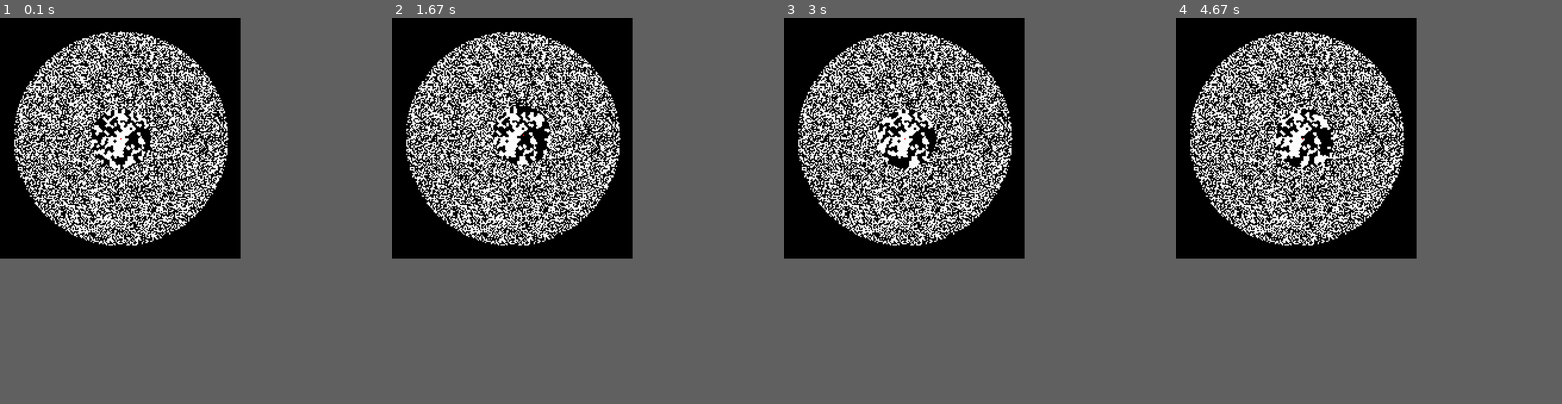
Above: before the commit, frames 1-4 (left to right).
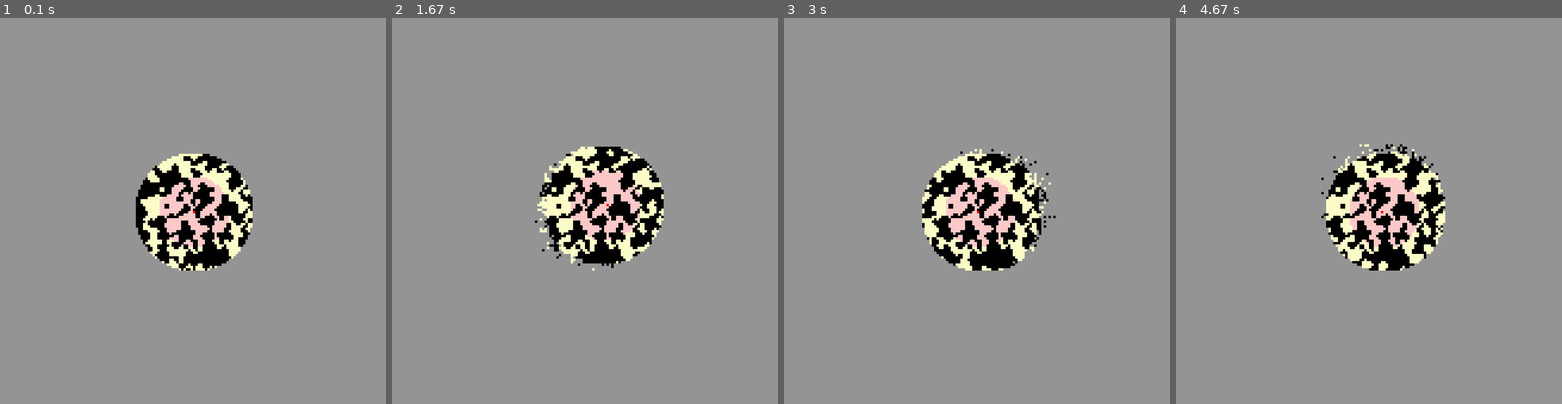
Above: after the commit, the same moments.

Repository: jbachurski/tenebris
Game: pygame game, started from demos/observer.py
Same seed, same stepped clock (60 frames per second), same inputs: the game is played once before the commit and once after it.
Inputs:
- Up to frame 1 (0.1 s): no input
- Up to frame 2 (1.67 s): hold Right 0.33-0.8 s; hold Up 0.83-1.13 s; hold Right 1.17-1.63 s
- Up to frame 3 (3 s): hold Left 1.67-2.2 s; hold Down 2.23-2.53 s; hold Left 2.57-2.97 s
- Up to frame 4 (4.67 s): hold Up 3-3.37 s; hold Right 3.4-4.03 s; hold Down 4.07-4.43 s; hold Left from 4.47 s (still down)
In our replay, the window is 561x561 before the commit and 900x900 after it. These sizes can differ from the game's own. Grey fills any space a smaller window leaves; there, only what the larger window draws over its background counts as a difference.

The runs differ from the first frame. In frame 1, 36% of the frame differs, in the area x 0-66%, y 0-66%; in frame 2, 37%; in frame 3, 37%; in frame 4, 37%, in the area x 0-70%, y 0-66%.

Commit message:
Add fog of war to observer

Diff:
--- a/demos/observer.py
+++ b/demos/observer.py
@@ -1,12 +1,39 @@
+import math
+import random
+
 import pygame
 from campfire import PygameFrontendWithCampfires, RadarSimulatorWithCampfires
 
+# Arrow keys to move around, press return to place campfires
+
 
 class ObserverFrontend(PygameFrontendWithCampfires):
+    def __init__(self, *args, fog_of_war=True, **kwargs):
+        super().__init__(*args, **kwargs)
+        self.fog_of_war = fog_of_war
+
+    def handle(self, ev):
+        # Override the manual campfire click-placing
+        pass
+
     def get_colour(self, i, j):
         if (i, j) == self.sim.ci:
             return (255, 0, 0)
-        return super().get_colour(i, j)
+
+        r, g, b = super().get_colour(i, j)
+        if (i, j) in self.sim.available_cells:
+            b *= 0.8
+            if (
+                self.sim.norm(i - self.sim.ci[0], j - self.sim.ci[1])
+                < self.sim.innerrad
+            ):
+                g *= 0.8
+        elif self.fog_of_war:
+            return (150, 150, 150)
+        return (r, g, b)
+
+    def should_force_update(self, i, j):
+        return True
 
     def step(self):
         super().step()
@@ -30,12 +57,13 @@
 
 
 class ObserverSimulator(RadarSimulatorWithCampfires):
-    def __init__(self, *args, innerrad=10, outerrad=15, outestrad=18, **kwargs):
+    def __init__(self, *args, innerrad=10, outerrad=15, half_life=10, **kwargs):
         assert outerrad >= innerrad
         super().__init__(*args, **kwargs)
         self.outerrad = outerrad
-        self.outestrad = outestrad
         self.ci = (self.width // 2, self.width // 2)
+        self.available_cells = set()
+        self.despawn_prob = 1 - math.pow(0.5, 1 / half_life)
 
         # Initialise CA without worrying about innerrad for now
         self.innerrad = 0
@@ -43,28 +71,39 @@
             self.step()
         self.innerrad = innerrad
 
+    def step(self):
+        super().step()
+        for i, j in list(self.available_cells):
+            dist = self.norm(i - self.ci[0], j - self.ci[1])
+            if dist > self.outerrad and random.random() < self.despawn_prob:
+                # Despawn
+                if not self.protected(i, j):
+                    self.available_cells.remove((i, j))
+                    self.grid[i][j] = self.calc_new_cell(i, j)
+
     def calc(self, i, j):
         dist = self.norm(i - self.ci[0], j - self.ci[1])
+        if dist < self.outerrad:
+            # This cell exists!!!
+            self.available_cells.add((i, j))
         if self.innerrad <= dist <= self.outerrad:
             return super().calc(i, j)
-        if self.outerrad < dist <= self.outestrad and not self.protected(i, j):
-            return self.calc_new_cell(i, j)
         return self.grid[i][j]
 
 
 if __name__ == "__main__":
-    N = 100
+    N = 80
     s = ObserverSimulator(
         2 * N + 2,
         2,
         6,
         radii=(0, 9 * N / 10),
         stepangle=-1,
-        campfire_radius=10,
-        innerrad=20,
+        campfire_radius=15,
+        innerrad=15,
         outerrad=25,
-        outestrad=27,
+        half_life=2,
     )
-    pf = ObserverFrontend(s, pxsz=3)
+    pf = ObserverFrontend(s, pxsz=6, fog_of_war=True)
 
     pf.run()
